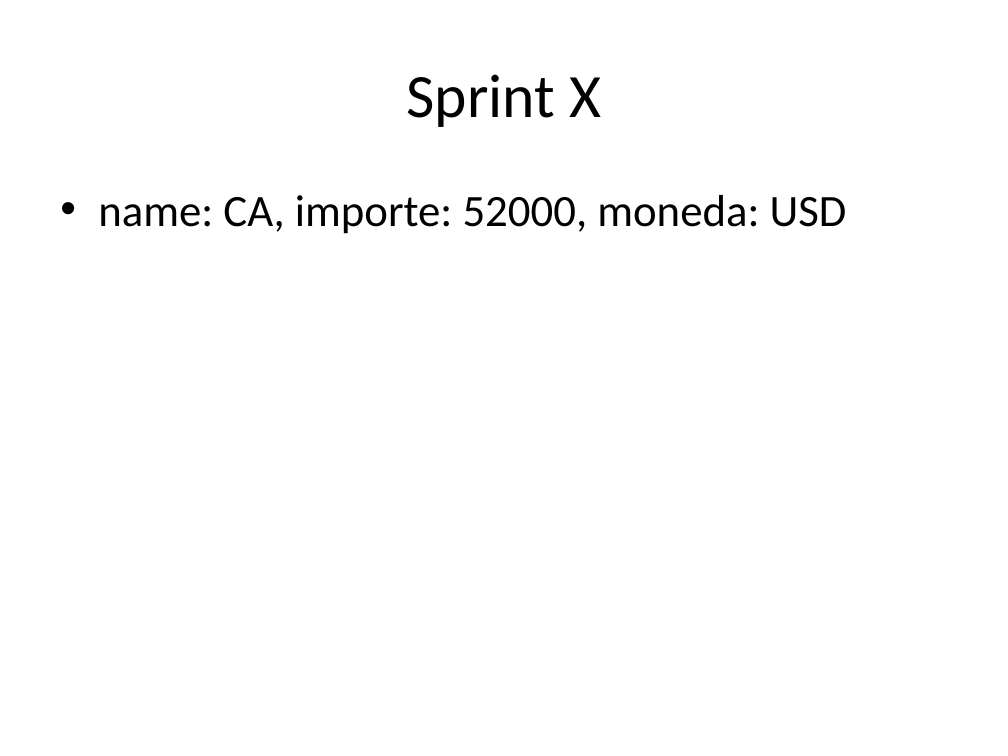
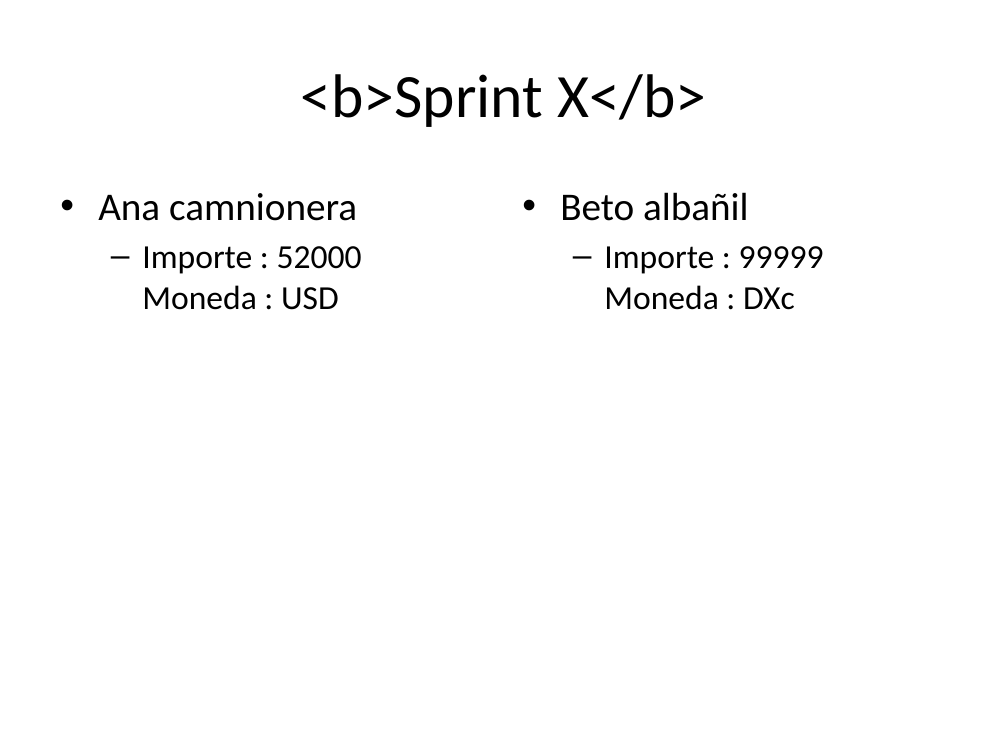
Before and after one commit to gianpieryup/Python, a slide deck: slide 1 of Dev/dataframe_to_ppt/presentacion.pptx. Drawn at 1008x756 pixels with LibreOffice and Linux fonts; fonts in the diff are those of the drawing. Boxes give left, top, right and bottom in pixels: in the first picture for what was removed or moved away, otherwise in the second. Text is boxed around its words. In the diff, an @@ line names an element or a change of style, - is before the commit and + after.

```diff
--- a/Dev/dataframe_to_ppt/presentacion.pptx
+++ b/Dev/dataframe_to_ppt/presentacion.pptx
@@ title at (301, 74, 706, 127): text changed @@
-Sprint X
+<b>Sprint X</b>
@@ text at (98, 193, 362, 310): text changed; size 32 to 24 pt @@
-• name: CA, importe: 52000, moneda: USD
+• Ana camnionera
+  – Importe : 52000
+    Moneda : USD
@@ text added at (560, 192, 824, 310), 24 pt, text #000000 @@
+• Beto albañil
+  – Importe : 99999
+    Moneda : DXc
```
Also in this commit, not shown: 2 other slides changed, 2 other files.
